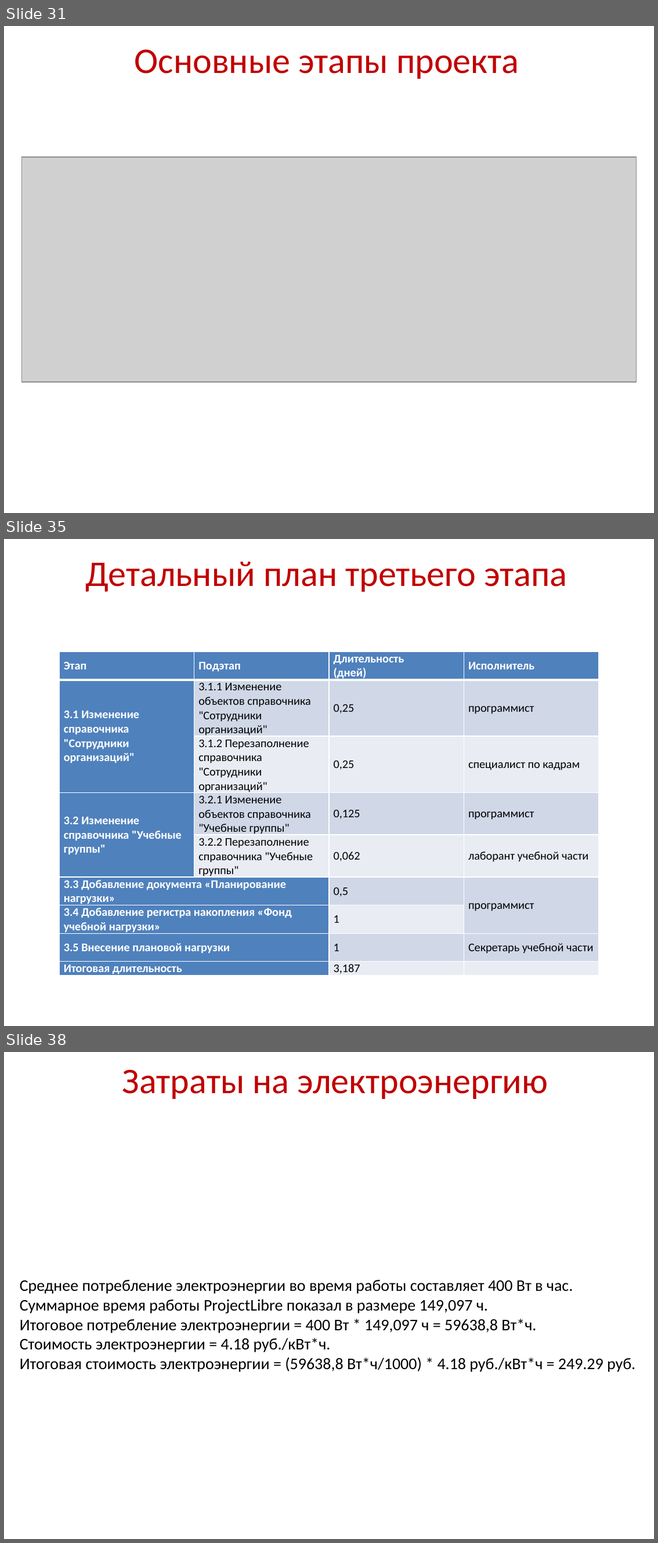
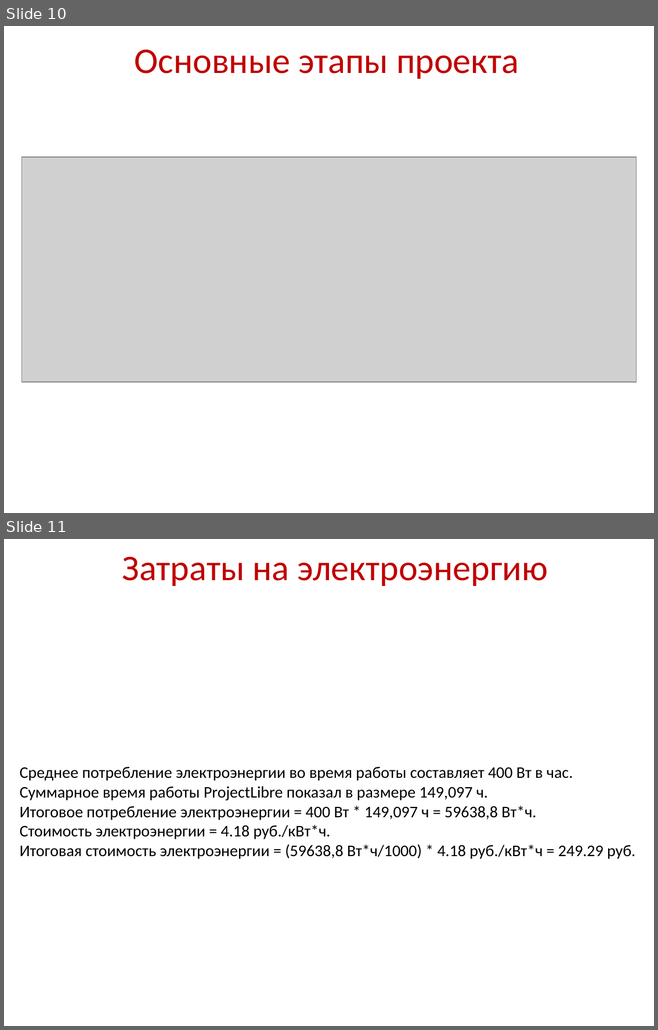
Before and after one commit to rasmushippy/dip, a slide deck: диплом/Презентация к диплому.pptx. Shown one above the other, each under a label of ours: slides 31, 35 and 38 before the commit, slides 10 and 11 after it; the slides between them are not shown. The pictures are 658x1543 and 658x1030 pixels, drawn with LibreOffice and Linux fonts; fonts in the diff are those of the drawing; grey boxes stand for pictures; background and template pictures are left out. Boxes give left, top, right and bottom in pixels: in the first picture for what was removed or moved away, otherwise in the second. Text is boxed around its words. In the diff, an @@ line names an element or a change of style, - is before the commit and + after.

```diff
--- a/диплом/Презентация к диплому.pptx
+++ b/диплом/Презентация к диплому.pptx
@@ slide 35 removed at <box>4,539,654,1026</box>, background picture (left out) @@
@@ text removed at <box>85,562,567,592</box> @@
-Детальный план третьего этапа
@@ table removed at <box>59,652,600,978</box>, 9 rows, 4 columns @@
-Этап | Подэтап | Длительность / (дней) | Исполнитель
-3.1 Изменение справочника "Сотрудники организаций" | 3.1.1 Изменение объектов справочника "Сотрудники организаций" | 0,25 | программист
- | 3.1.2 Перезаполнение справочника "Сотрудники организаций" | 0,25 | специалист по кадрам
-3.2 Изменение справочника "Учебные группы" | 3.2.1 Изменение объектов справочника "Учебные группы" | 0,125 | программист
- | 3.2.2 Перезаполнение справочника "Учебные группы" | 0,062 | лаборант учебной части
-3.3 Добавление документа «Планирование нагрузки» |  | 0,5 | программист
-3.4 Добавление регистра накопления «Фонд учебной нагрузки» |  | 1 | 
-3.5 Внесение плановой нагрузки |  | 1 | Секретарь учебной части
-Итоговая длительность |  | 3,187 | 
@@ what was slide 31 is now slide 10 @@
@@ what was slide 38 is now slide 11 @@
```
Also in this commit, not shown: 2 slides changed, 5 slides added, 31 other slides removed, 4 other files.
